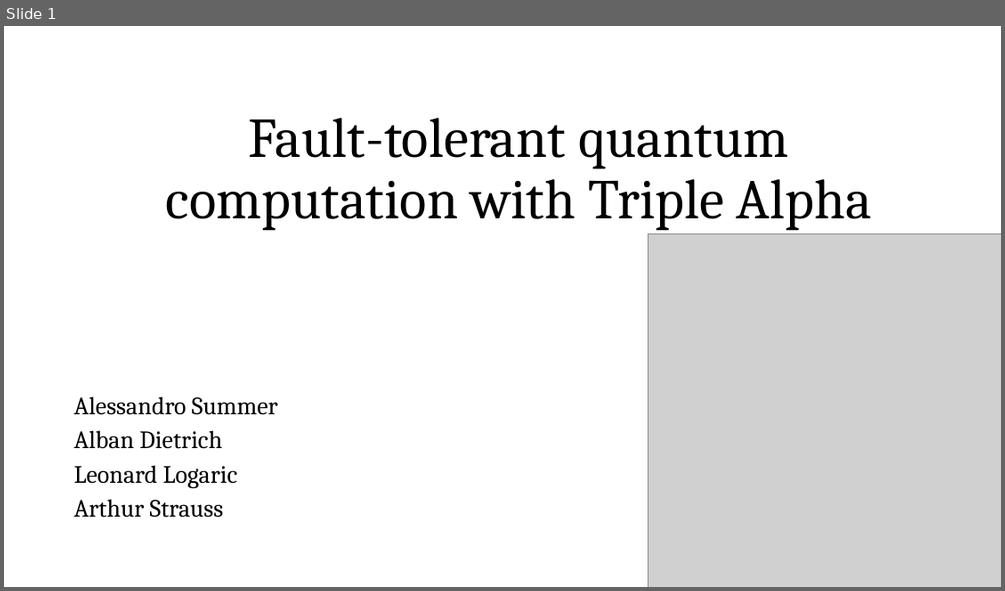
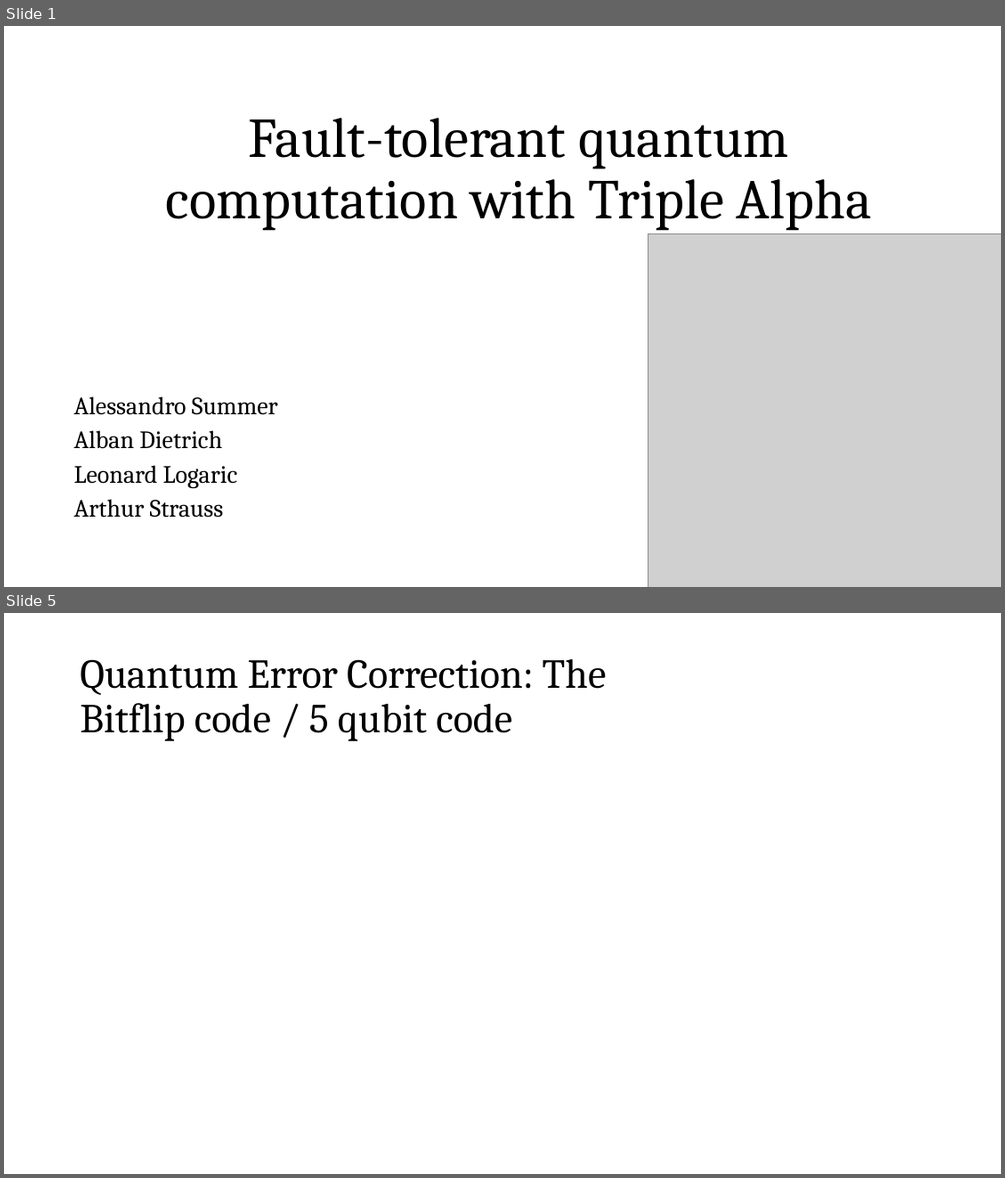
Before and after one commit to Alban999/Horizon_Quantum_Hackaton, a slide deck: Presentation.pptx. Shown one above the other, each under a label of ours: slide 1 before the commit, slides 1 and 5 after it; the slides between them are not shown. The pictures are 1005x591 and 1005x1178 pixels, drawn with LibreOffice and Linux fonts; fonts in the diff are those of the drawing; grey boxes stand for pictures. Boxes give left, top, right and bottom in pixels: in the first picture for what was removed or moved away, otherwise in the second. Text is boxed around its words. In the diff, an @@ line names an element or a change of style, - is before the commit and + after.

```diff
--- a/Presentation.pptx
+++ b/Presentation.pptx
@@ slide 5 added at (4,613,1001,1174), background #FFFFFF @@
@@ title added at (80,659,607,741), 39.6 pt, text #000000 @@
+Quantum Error Correction: The Bitflip code / 5 qubit code
```
Also in this commit, not shown: 1 slide changed, 3 other slides added, 1 slide removed.
